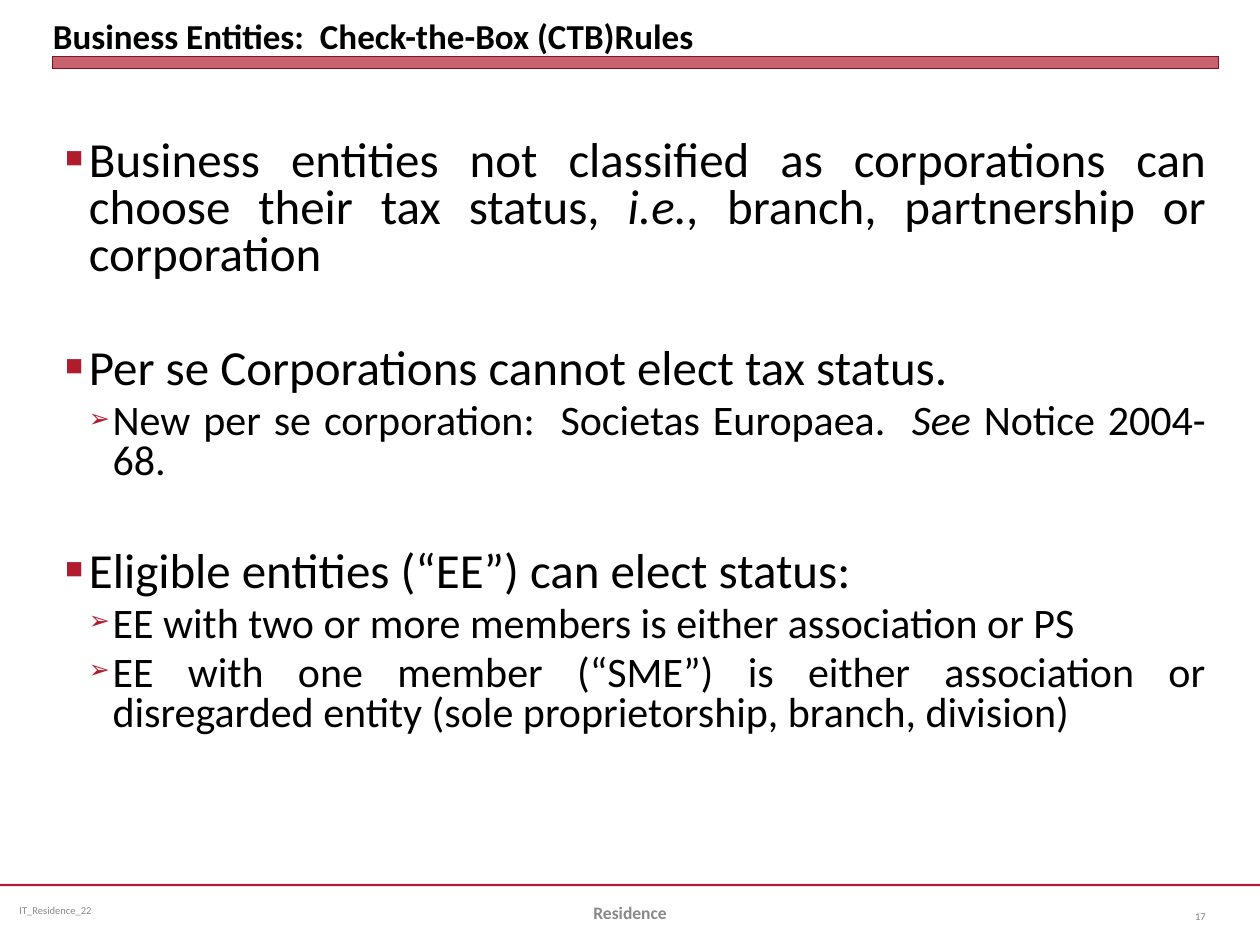
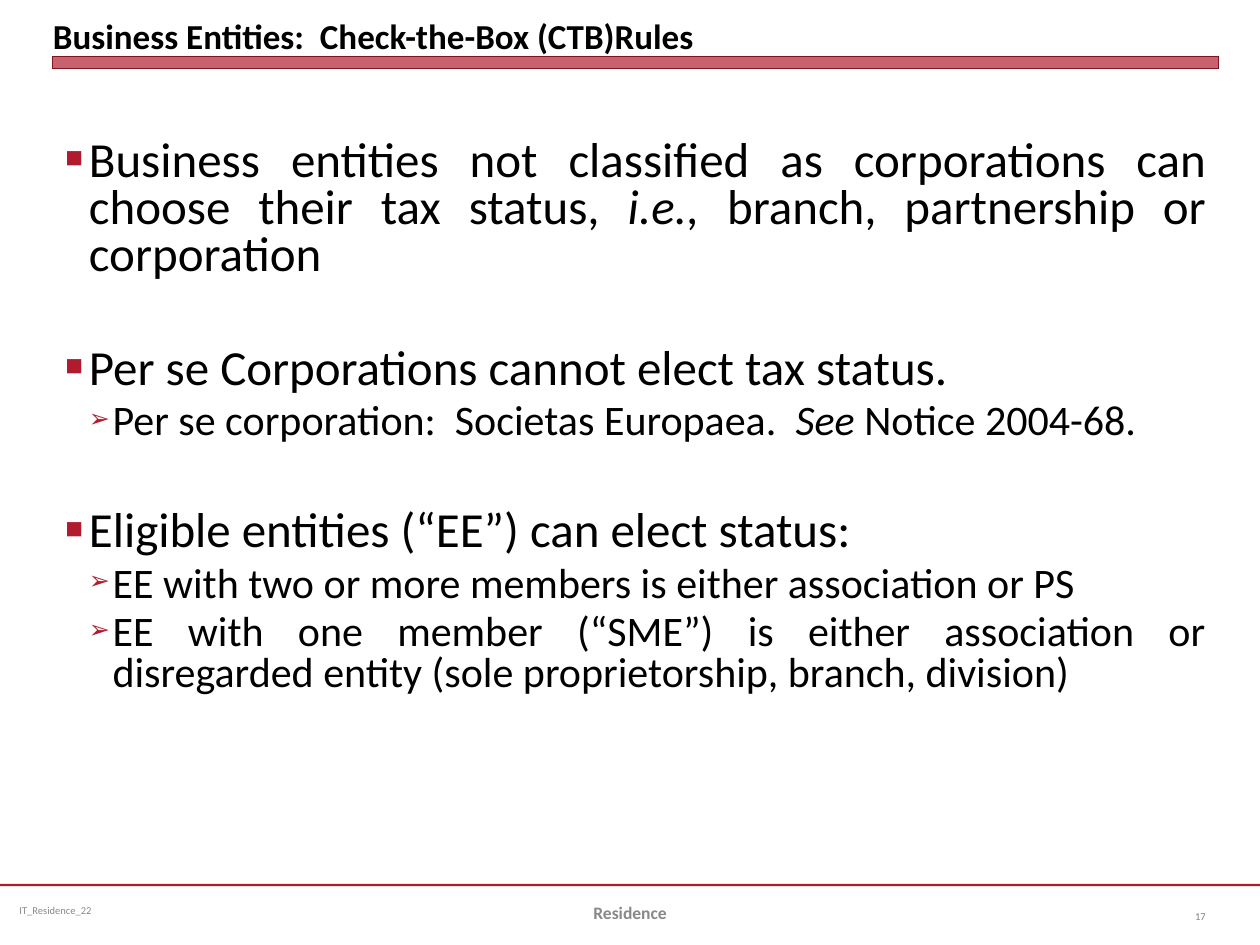
Before and after one commit to jmc877/International-Tax, a slide deck: slide 17 of slides/IT_Residence_22.pptx. Drawn at 1260x945 pixels with LibreOffice and Linux fonts; fonts in the diff are those of the drawing. Boxes give left, top, right and bottom in pixels: in the first picture for what was removed or moved away, otherwise in the second. Text is boxed around its words. In the diff, an @@ line names an element or a change of style, - is before the commit and + after.

```diff
--- a/slides/IT_Residence_22.pptx
+++ b/slides/IT_Residence_22.pptx
@@ text at (113, 406, 1136, 442): text changed @@
-  ➢ New per se corporation: Societas Europaea. See Notice 2004-68.
+  ➢ Per se corporation: Societas Europaea. See Notice 2004-68.
```
Also in this commit, not shown: 12 other slides changed, 7 other files.
